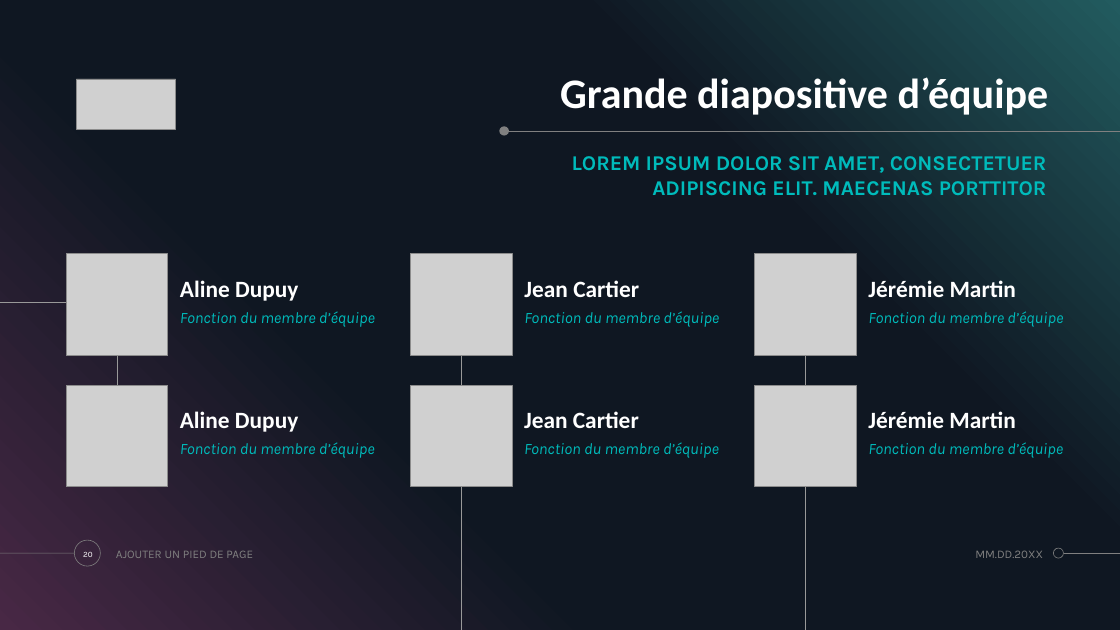
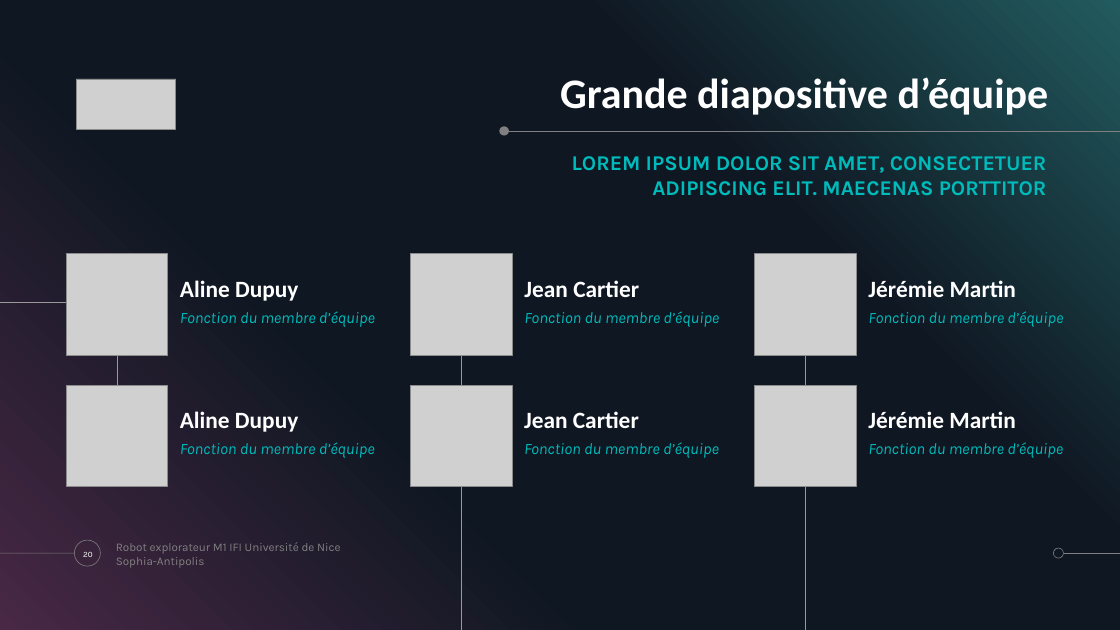
Before and after one commit to ChloeMaccarinelli/TER_M1_S2, a slide deck: slide 20 of doc/Diapo_LOTFI_MACCARINELLI_MARION.pptx. Drawn at 1120x630 pixels with LibreOffice and Linux fonts; fonts in the diff are those of the drawing; grey boxes stand for pictures. Boxes give left, top, right and bottom in pixels: in the first picture for what was removed or moved away, otherwise in the second. Text is boxed around its words. In the diff, an @@ line names an element or a change of style, - is before the commit and + after.

```diff
--- a/doc/Diapo_LOTFI_MACCARINELLI_MARION.pptx
+++ b/doc/Diapo_LOTFI_MACCARINELLI_MARION.pptx
@@ text at [116, 542, 340, 568]: text changed @@
-AJOUTER UN PIED DE PAGE
+Robot explorateur M1 IFI Université de Nice Sophia-Antipolis
@@ text removed at [975, 550, 1043, 558] @@
-MM.DD.20XX
```
Also in this commit, not shown: 25 other slides changed, 1 other file.
